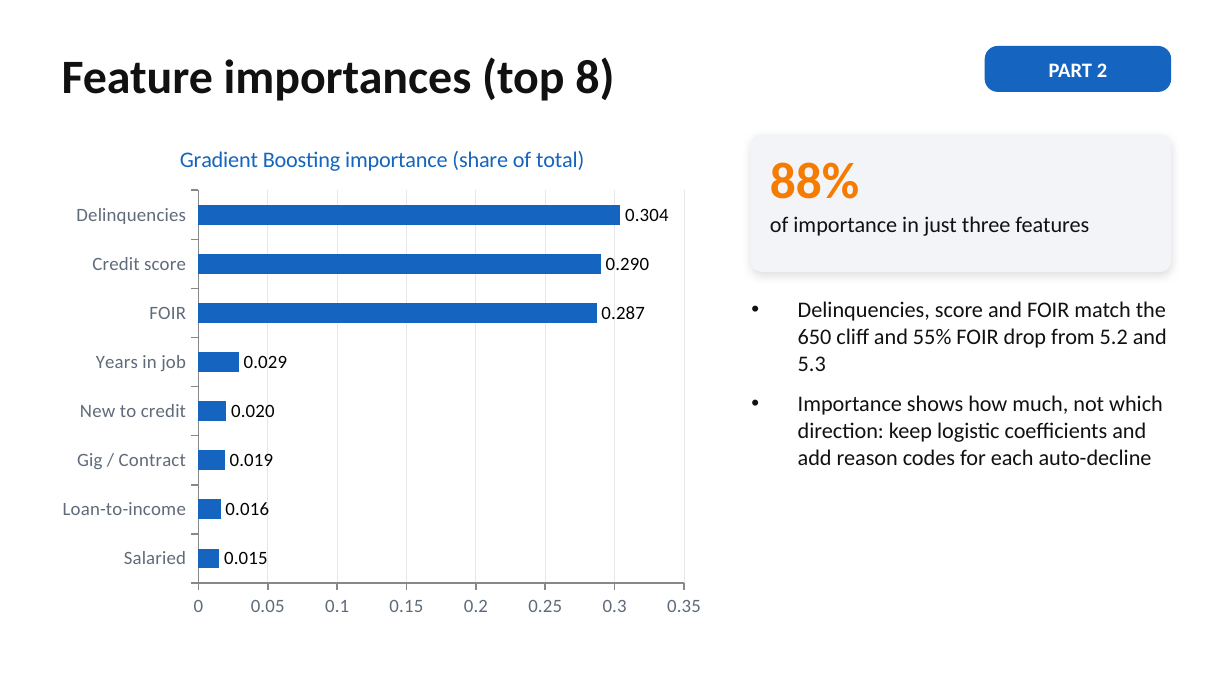
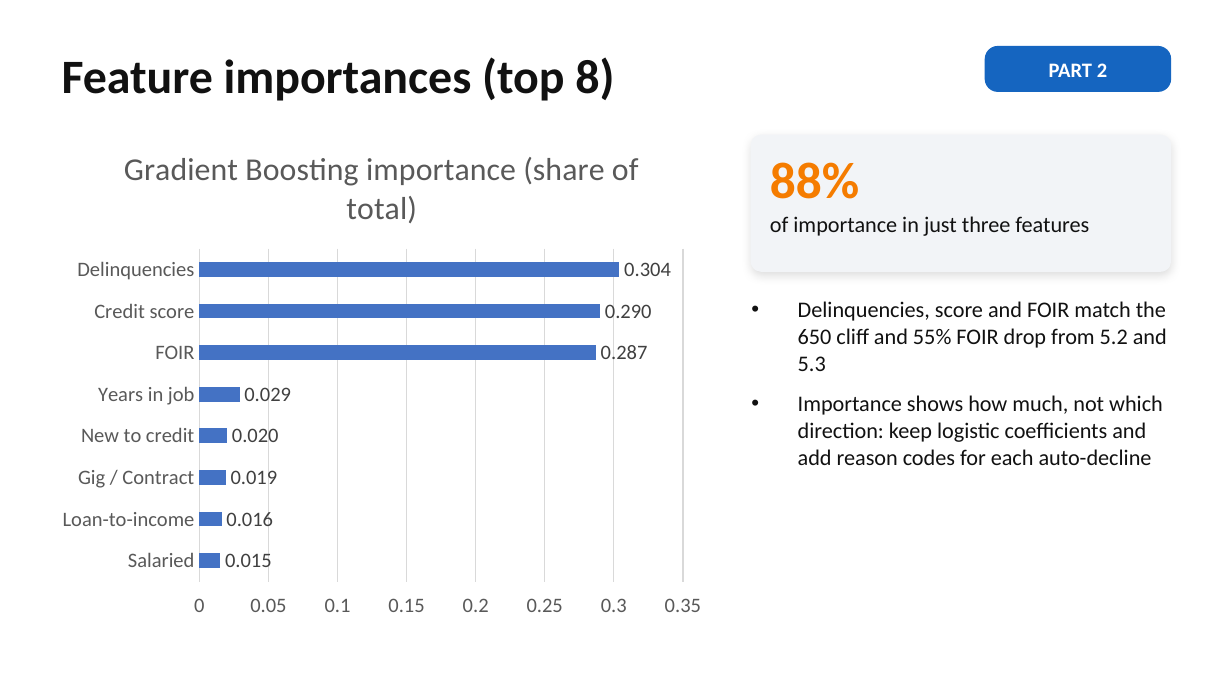
Before and after one commit to Vigneshbabu4/MUC02-Credit-Pre-Screening-Engine, a slide deck: slide 21 of Vigneshbabu_Credit_MUC02.pptx (slide 20 before the commit). Drawn at 1232x693 pixels with LibreOffice and Linux fonts; fonts in the diff are those of the drawing. Boxes give left, top, right and bottom in pixels: in the first picture for what was removed or moved away, otherwise in the second. Text is boxed around its words. In the diff, an @@ line names an element or a change of style, - is before the commit and + after.

```diff
--- a/Vigneshbabu_Credit_MUC02.pptx
+++ b/Vigneshbabu_Credit_MUC02.pptx
@@ bar chart at [49,123,715,628] @@
@@ title "Gradient Boosting importance (share of total)" to "Gradient Boosting importance (share of total) " @@
@@ colour of Series 1 #1565C0 to #4472C4 @@
@@ data labels of Series 1 changed @@
@@ category axis changed @@
@@ value axis changed @@
@@ bar spacing changed @@
```
Also in this commit, not shown: 6 other slides changed, 1 slide added.
